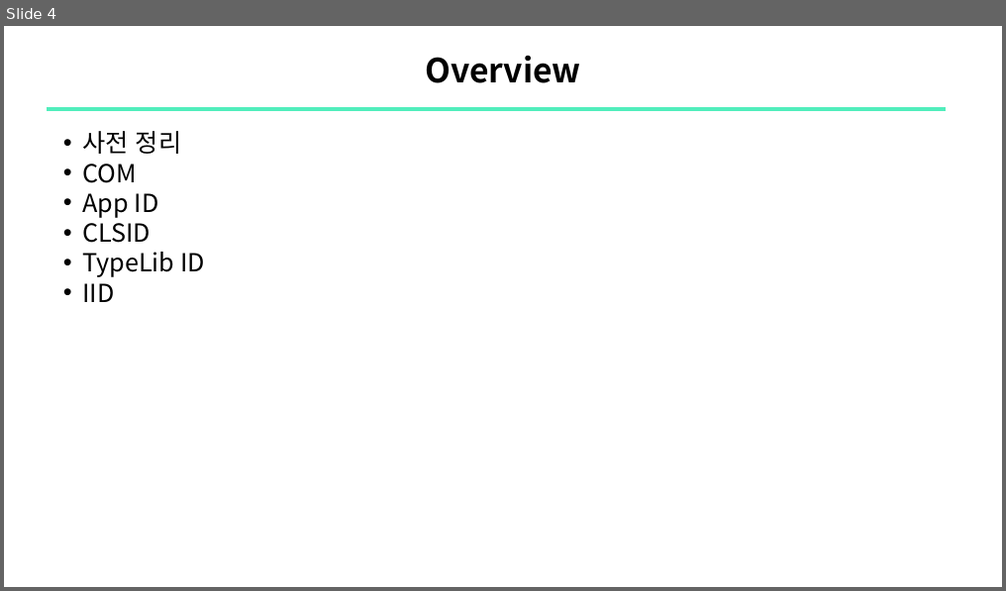
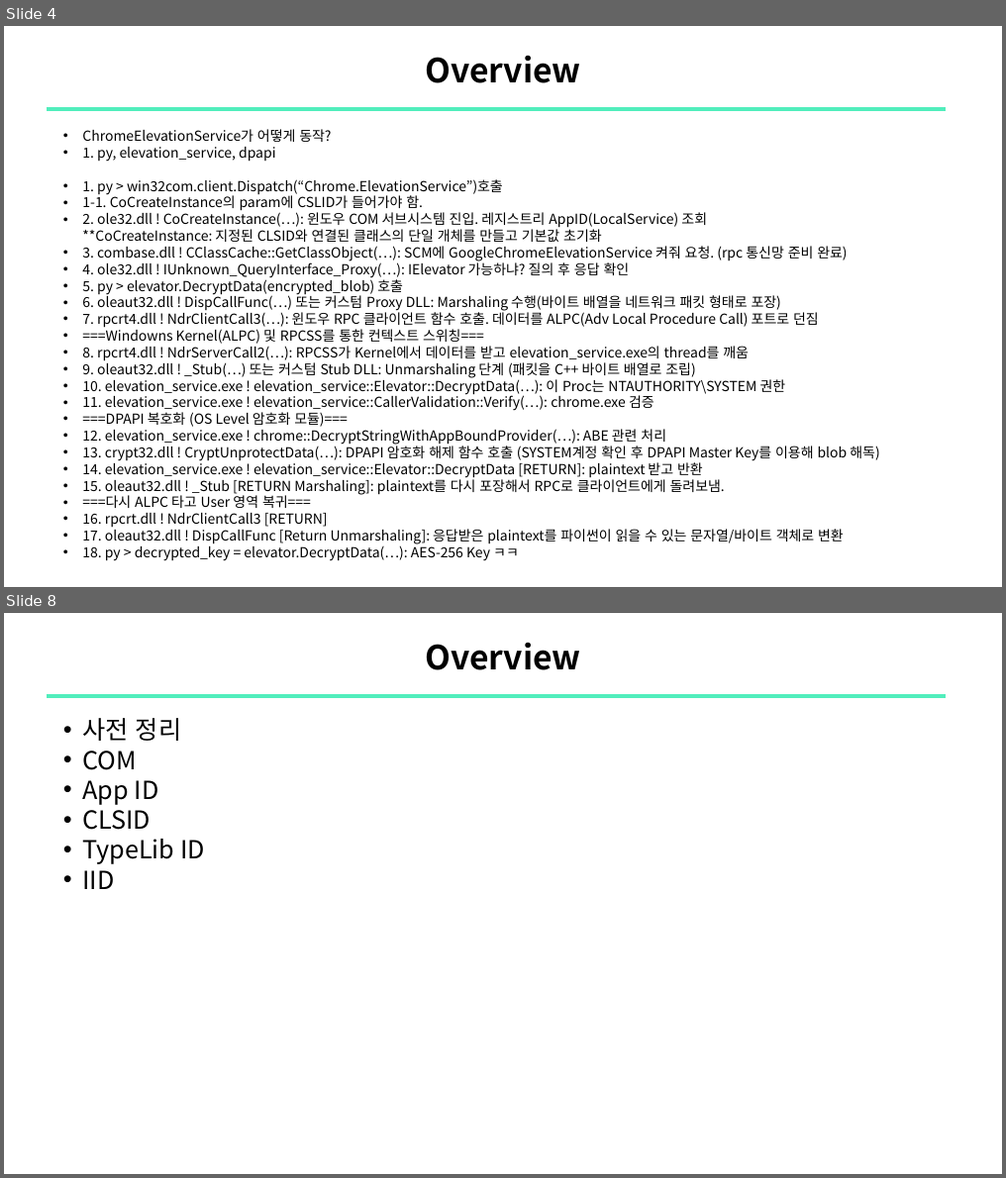
Before and after one commit to sewonpark-sec/SSL-Seminar, a slide deck: 16_COMrade_ABE_Analysis.pptx. Shown one above the other, each under a label of ours: slide 4 before the commit, slides 4 and 8 after it; the slides between them are not shown. The pictures are 1006x591 and 1006x1178 pixels, drawn with LibreOffice and Linux fonts; fonts in the diff are those of the drawing. Boxes give left, top, right and bottom in pixels: in the first picture for what was removed or moved away, otherwise in the second. Text is boxed around its words. In the diff, an @@ line names an element or a change of style, - is before the commit and + after.

```diff
--- a/16_COMrade_ABE_Analysis.pptx
+++ b/16_COMrade_ABE_Analysis.pptx
@@ slide 4 added at box(4, 26, 1002, 587), background #FFFFFF @@
@@ title added at box(425, 55, 581, 83), 24 pt, text #000000, bold @@
+Overview
@@ line added from (46, 109) to (946, 109), #51EEBC 3 pt @@
@@ text added at box(82, 129, 879, 562), 10 pt, text #000000 @@
+    • ChromeElevationService가 어떻게 동작?
+    • 1. py, elevation_service, dpapi
+    • 1. py > win32com.client.Dispatch(“Chrome.ElevationService”)호출
+    • 1-1. CoCreateInstance의 param에 CSLID가 들어가야 함.
+    • 2. ole32.dll ! CoCreateInstance(…): 윈도우 COM 서브시스템 진입. 레지스트리 AppID(LocalService) 조회
+      **CoCreateInstance: 지정된 CLSID와 연결된 클래스의 단일 개체를 만들고 기본값 초기화
+    • 3. combase.dll ! CClassCache::GetClassObject(…): SCM에 GoogleChromeElevationService 켜줘 요청. (rpc 통신망 준비 완료)
+    • 4. ole32.dll ! IUnknown_QueryInterface_Proxy(…): IElevator 가능하냐? 질의 후 응답 확인
+    • 5. py > elevator.DecryptData(encrypted_blob) 호출
+    • 6. oleaut32.dll ! DispCallFunc(…) 또는 커스텀 Proxy DLL: Marshaling 수행(바이트 배열을 네트워크 패킷 형태로 포장)
+    • 7. rpcrt4.dll ! NdrClientCall3(…): 윈도우 RPC 클라이언트 함수 호출. 데이터를 ALPC(Adv Local Procedure Call) 포트로 던짐
+    • ===Windowns Kernel(ALPC) 및 RPCSS를 통한 컨텍스트 스위칭===
+    • 8. rpcrt4.dll ! NdrServerCall2(…): RPCSS가 Kernel에서 데이터를 받고 elevation_service.exe의 thread를 깨움
+    • 9. oleaut32.dll ! _Stub(…) 또는 커스텀 Stub DLL: Unmarshaling 단계 (패킷을 C++ 바이트 배열로 조립)
+    • 10. elevation_service.exe ! elevation_service::Elevator::DecryptData(…): 이 Proc는 NTAUTHORITY\SYSTEM 권한
+    • 11. elevation_service.exe ! elevation_service::CallerValidation::Verify(…): chrome.exe 검증
+    • ===DPAPI 복호화 (OS Level 암호화 모듈)===
+    • 12. elevation_service.exe ! chrome::DecryptStringWithAppBoundProvider(…): ABE 관련 처리
+    • 13. crypt32.dll ! CryptUnprotectData(…): DPAPI 암호화 해제 함수 호출 (SYSTEM계정 확인 후 DPAPI Master Key를 이용해 blob 해독)
+    • 14. elevation_service.exe ! elevation_service::Elevator::DecryptData [RETURN]: plaintext 받고 반환
+    • 15. oleaut32.dll ! _Stub [RETURN Marshaling]: plaintext를 다시 포장해서 RPC로 클라이언트에게 돌려보냄.
+    • ===다시 ALPC 타고 User 영역 복귀===
+    • 16. rpcrt.dll ! NdrClientCall3 [RETURN]
+    • 17. oleaut32.dll ! DispCallFunc [Return Unmarshaling]: 응답받은 plaintext를 파이썬이 읽을 수 있는 문자열/바이트 객체로 변환
+    • 18. py > decrypted_key = elevator.DecryptData(…): AES-256 Key ㅋㅋ
@@ what was slide 4 is now slide 8 @@
```
Also in this commit, not shown: 1 slide changed, 3 other slides added.
